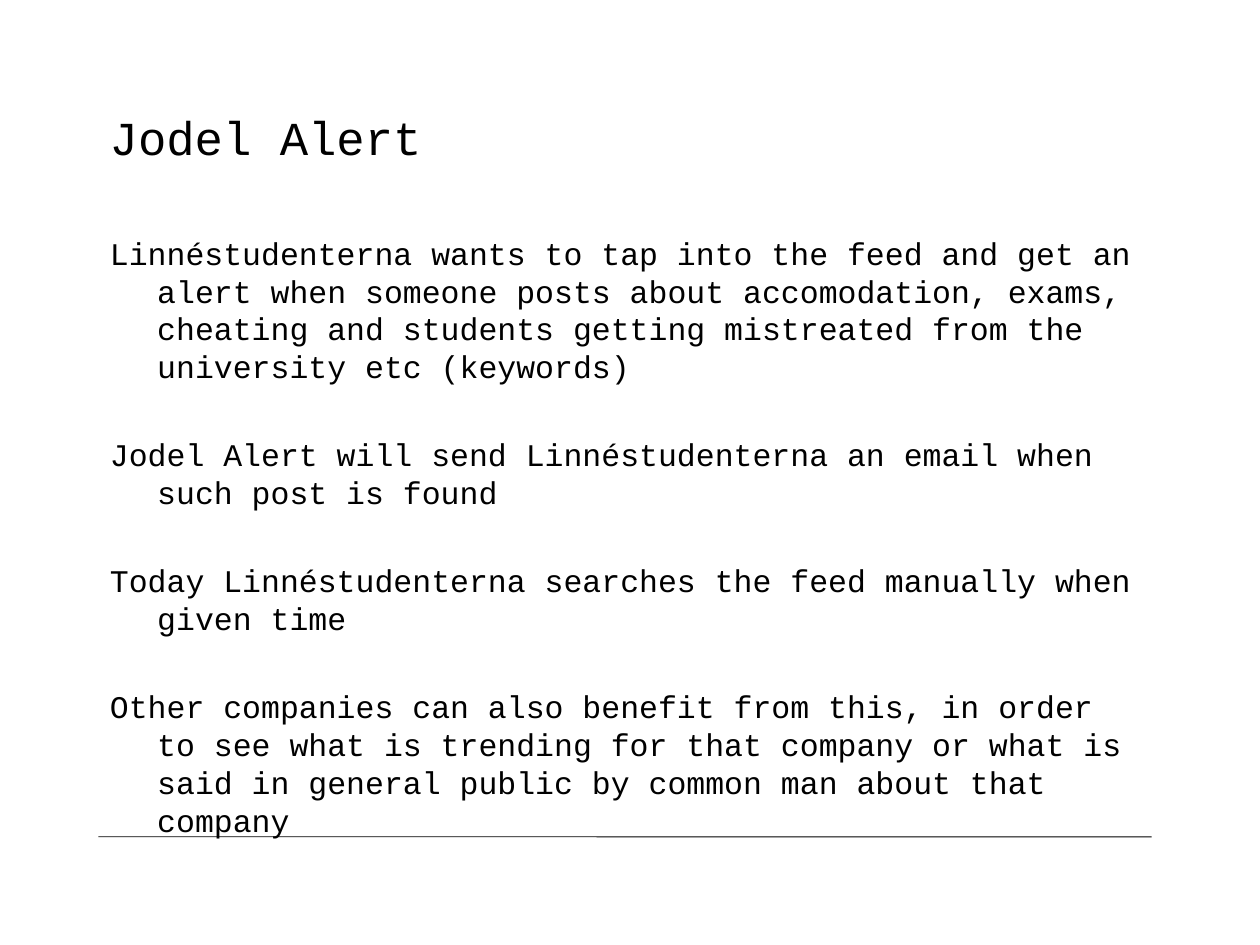
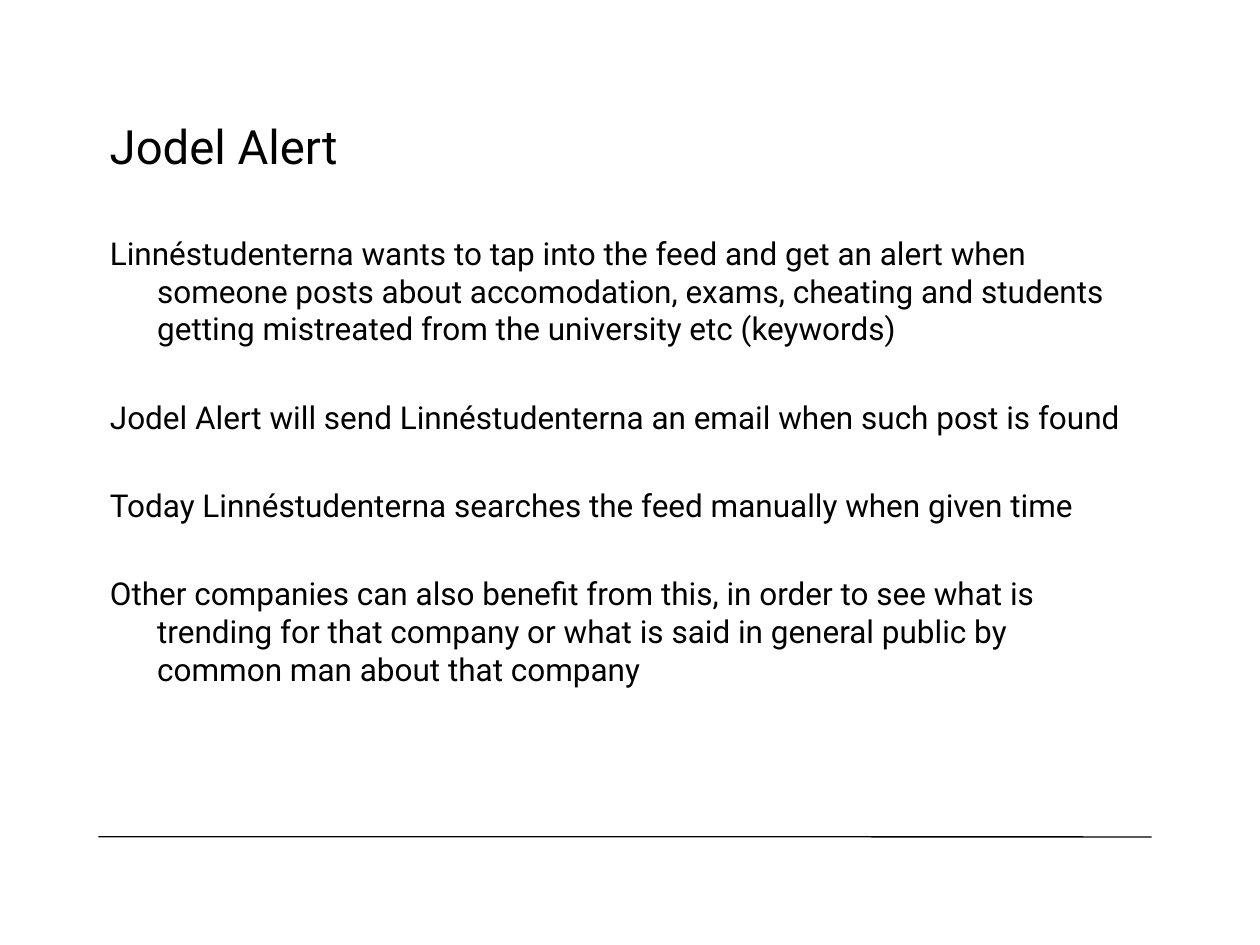
Before and after one commit to legendmcdonald/2DV603, a slide deck: slide 4 of JodelAlert.pptx. Drawn at 1260x945 pixels with LibreOffice and Linux fonts; fonts in the diff are those of the drawing; background and template pictures are left out. Boxes give left, top, right and bottom in pixels: in the first picture for what was removed or moved away, otherwise in the second. Text is boxed around its words. In the diff, an @@ line names an element or a change of style, - is before the commit and + after.

```diff
--- a/JodelAlert.pptx
+++ b/JodelAlert.pptx
@@ title "Jodel Alert" at (110,128,338,165): font Courier New to Roboto; line spacing 27pt to 1 @@
@@ text "Linnéstudenterna wants to tap into ..." at (110,241,1119,688): font Courier New to Roboto; less space between paragraphs @@
@@ line (98, 837) - (1152, 837): stroke #000000 0.5 pt to #000000 0.75 pt @@
```
Also in this commit, not shown: 3 other slides changed, 2 slides added.
